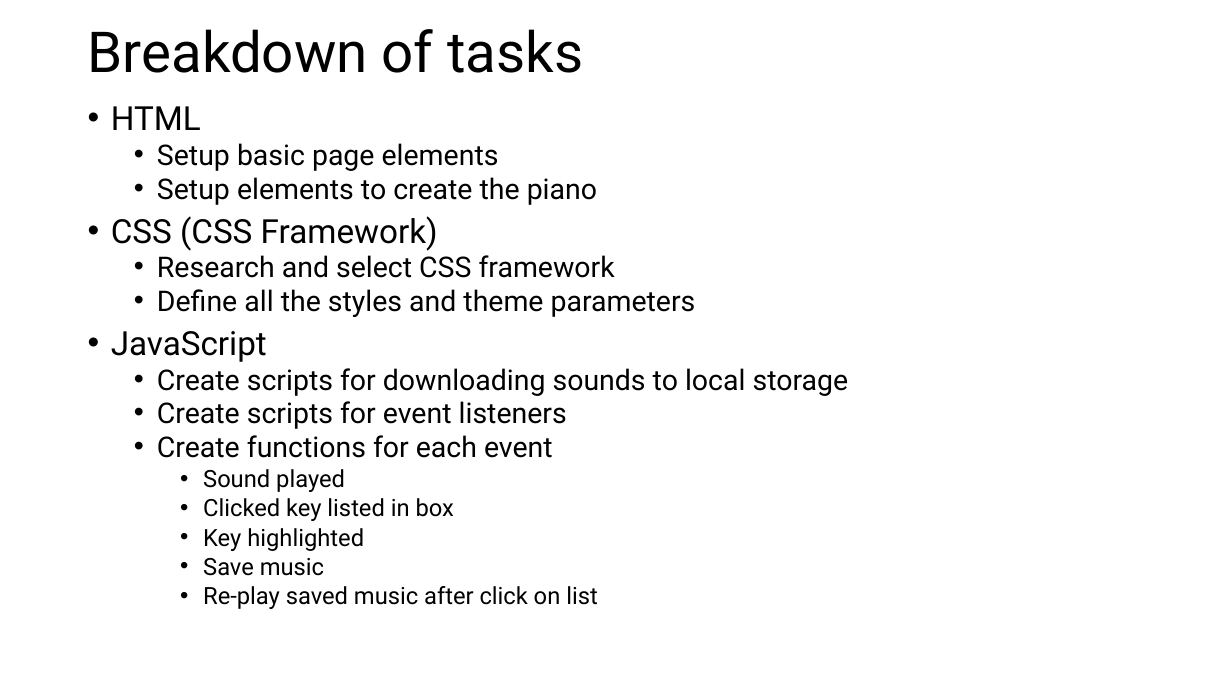
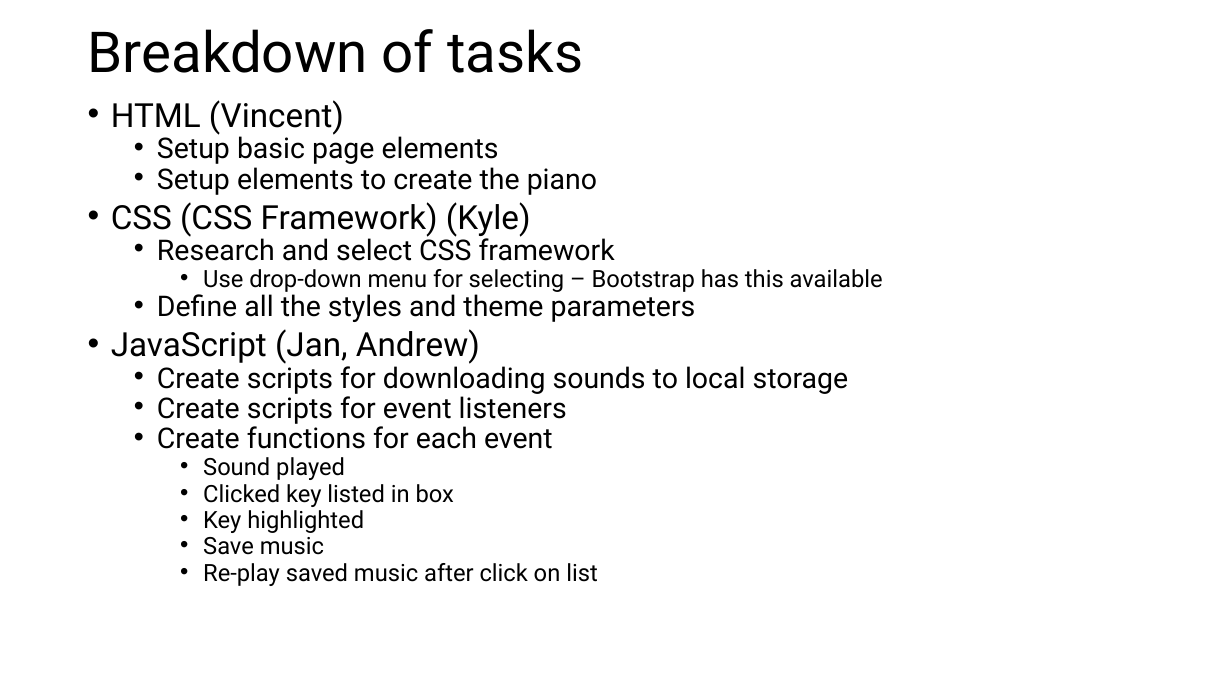
Before and after one commit to jankrajniak/firstProject, a slide deck: slide 4 of projectIntro.pptx. Drawn at 1232x693 pixels with LibreOffice and Linux fonts; fonts in the diff are those of the drawing. Boxes give left, top, right and bottom in pixels: in the first picture for what was removed or moved away, otherwise in the second. Text is boxed around its words. In the diff, an @@ line names an element or a change of style, - is before the commit and + after.

```diff
--- a/projectIntro.pptx
+++ b/projectIntro.pptx
@@ text at box(111, 100, 344, 135): text changed @@
-• HTML
+• HTML (Vincent)
@@ text at box(157, 132, 849, 586): line spacing 0.8 to 0.7 @@
@@ text at box(111, 202, 531, 237): text changed @@
-• CSS (CSS Framework)
+• CSS (CSS Framework) (Kyle)
@@ text at box(203, 269, 883, 292): paragraph added @@
+    • Use drop-down menu for selecting – Bootstrap has this available
@@ text at box(111, 329, 480, 364): text changed @@
-• JavaScript
+• JavaScript (Jan, Andrew)
```
Also in this commit, not shown: 2 other slides changed, 2 slides added.
